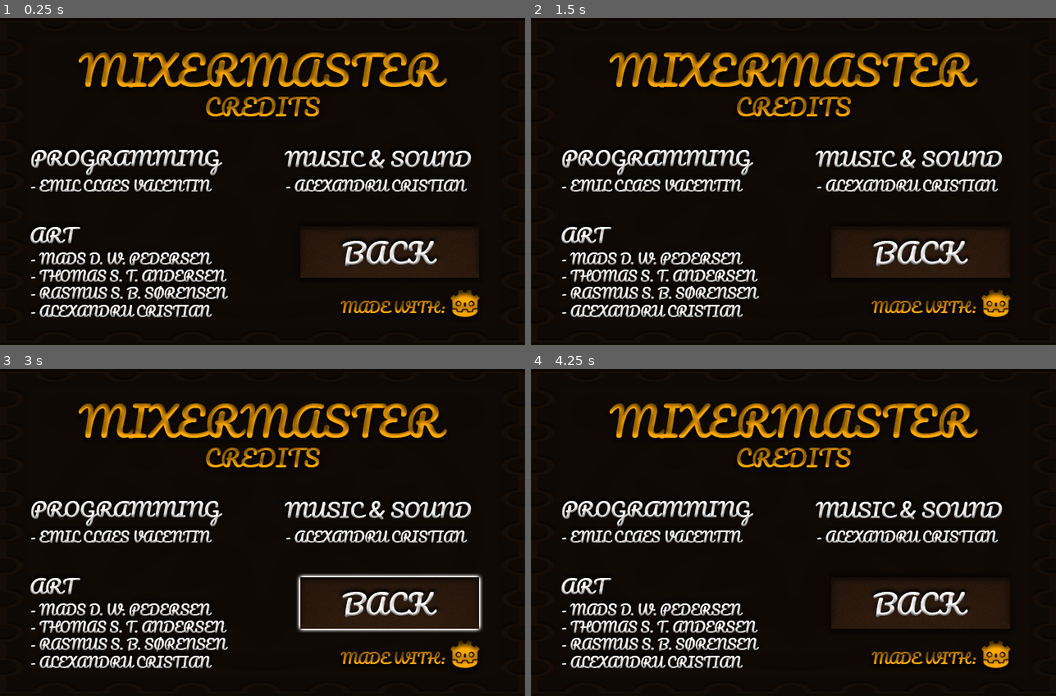
Above: before the commit, frames 1-4 (two rows, left to right).
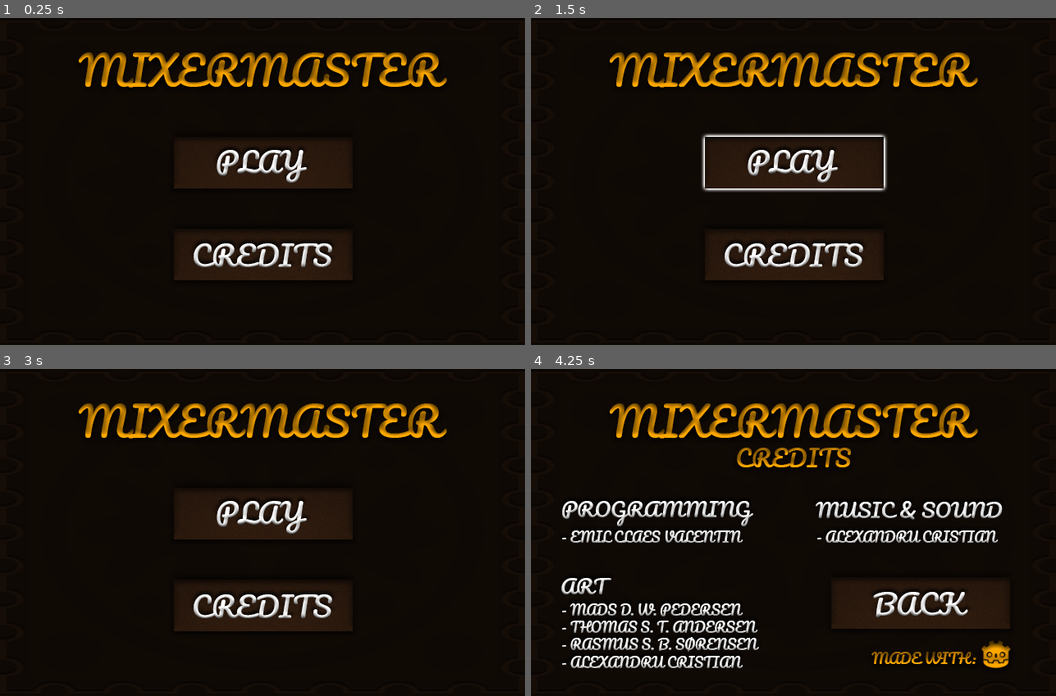
Above: after the commit, the same moments.

Repository: AtomicPotatoEmil/CreateJamFall2020
Game: Godot game, scene res://StartMenu/StartMenu.tscn
The game is run twice, just before and just after one commit, with the same random seed, the same clock (stepped at 60 frames per second) and the same inputs.
Inputs (mouse positions are in pixels of both pictures, inside the frame that each line leads up to):
- Up to frame 1 (0.25 s): no input
- Up to frame 2 (1.5 s): click (793, 161) at 0.5 s; click (793, 161) at 1.25 s
- Up to frame 3 (3 s): click (262, 512) at 2 s; click (388, 604) at 2.77 s
- Up to frame 4 (4.25 s): click (793, 604) at 3.5 s

The runs differ from the first frame. In frame 1, 16% of the frame differs, in the area x 5-92%, y 24-92%; in frame 2, 16%; in frame 3, 16%; in frame 4, nothing differs.
Error before the commit: Attempt to call function 'hide' in base 'null instance' on a null instance. (res://StartMenu/StartMenu.gd:6)

Commit message:
Fixed spelling error

Diff:
--- a/CreateJamFall2020/StartMenu/StartMenu.tscn
+++ b/CreateJamFall2020/StartMenu/StartMenu.tscn
@@ -48,7 +48,7 @@
 [node name="AudioStreamPlayer" type="AudioStreamPlayer" parent="."]
 stream = ExtResource( 7 )
 
-[node name="CreditScreeen" type="Sprite" parent="."]
+[node name="CreditScreen" type="Sprite" parent="."]
 texture = ExtResource( 10 )
 centered = false
 
